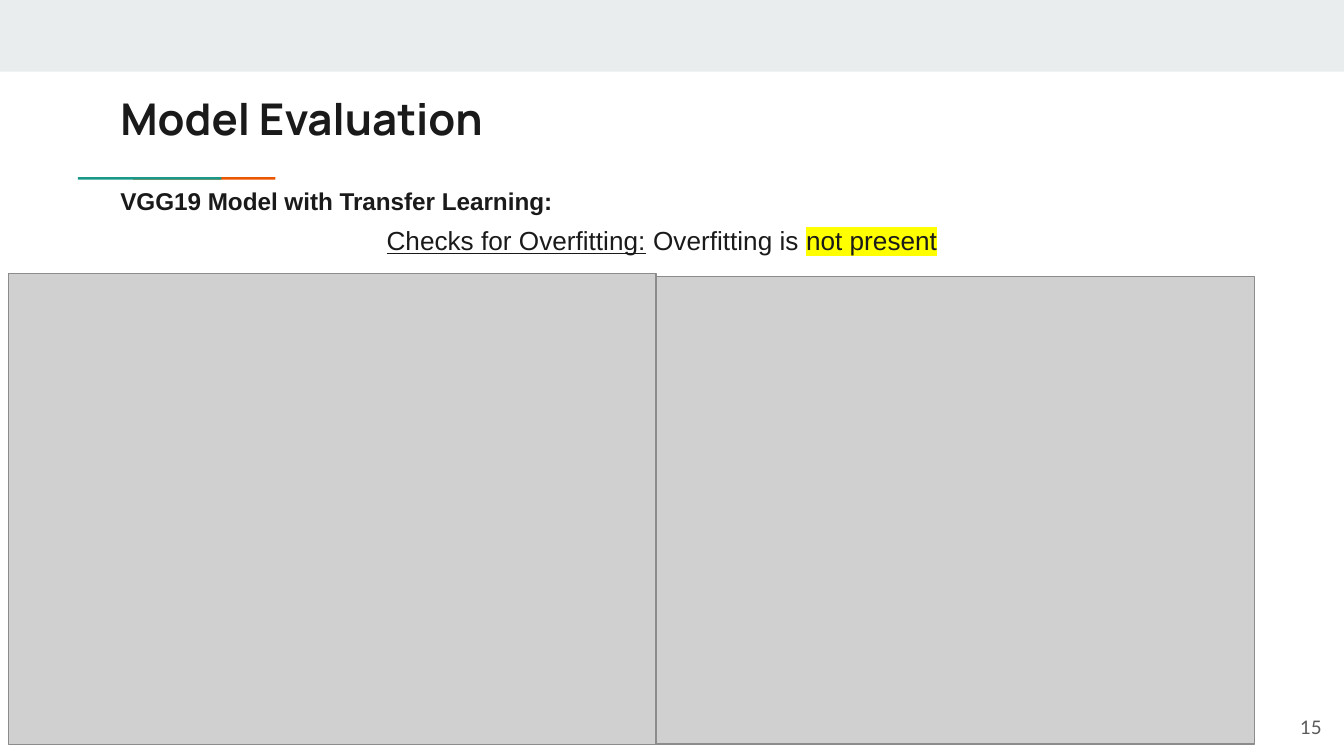
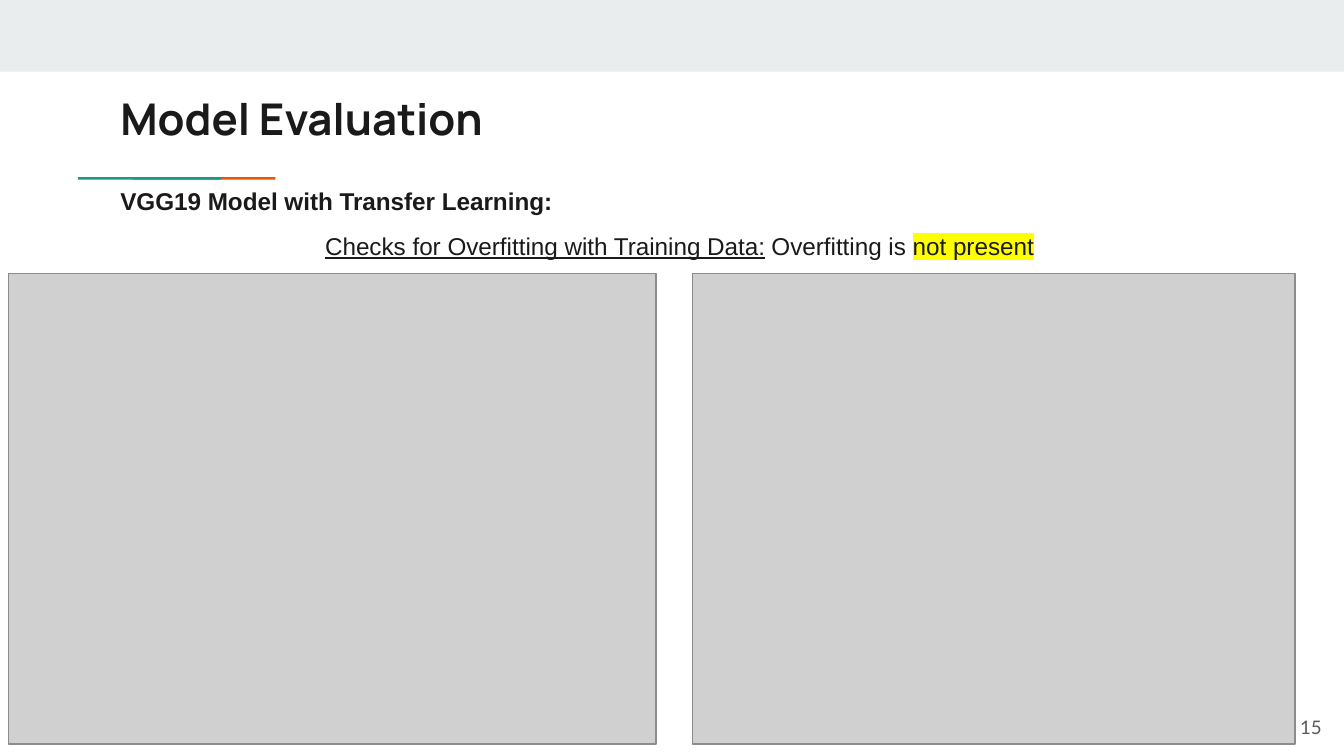
Before and after one commit to vamshig21/Machine-Learning-Predictive-Analytics-Project, a slide deck: slide 15 of Presentation_project_Image_Classification_vg.pptx. Drawn at 1344x756 pixels with LibreOffice and Linux fonts; fonts in the diff are those of the drawing; grey boxes stand for pictures. Boxes give left, top, right and bottom in pixels: in the first picture for what was removed or moved away, otherwise in the second. Text is boxed around its words. In the diff, an @@ line names an element or a change of style, - is before the commit and + after.

```diff
--- a/Presentation_project_Image_Classification_vg.pptx
+++ b/Presentation_project_Image_Classification_vg.pptx
@@ text at <box>325,237,1034,260</box>: text changed; size 14 to 12.9 pt @@
-Checks for Overfitting: Overfitting is not present
+Checks for Overfitting with Training Data: Overfitting is not present
@@ picture: place and size @@
-picture at <box>656,277,1254,745</box>
+picture at <box>692,273,1294,743</box>
```
Also in this commit, not shown: 11 other slides changed.
